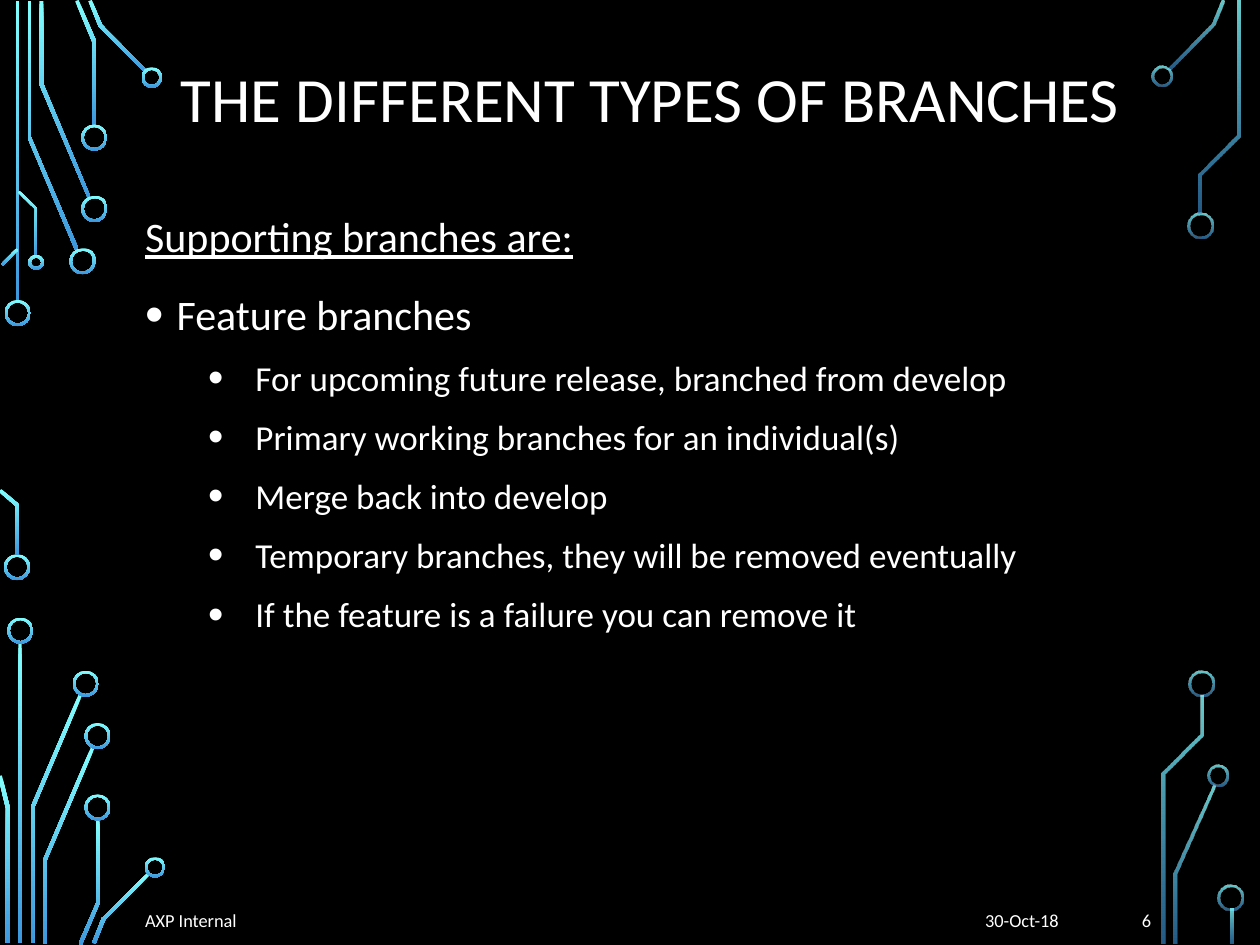
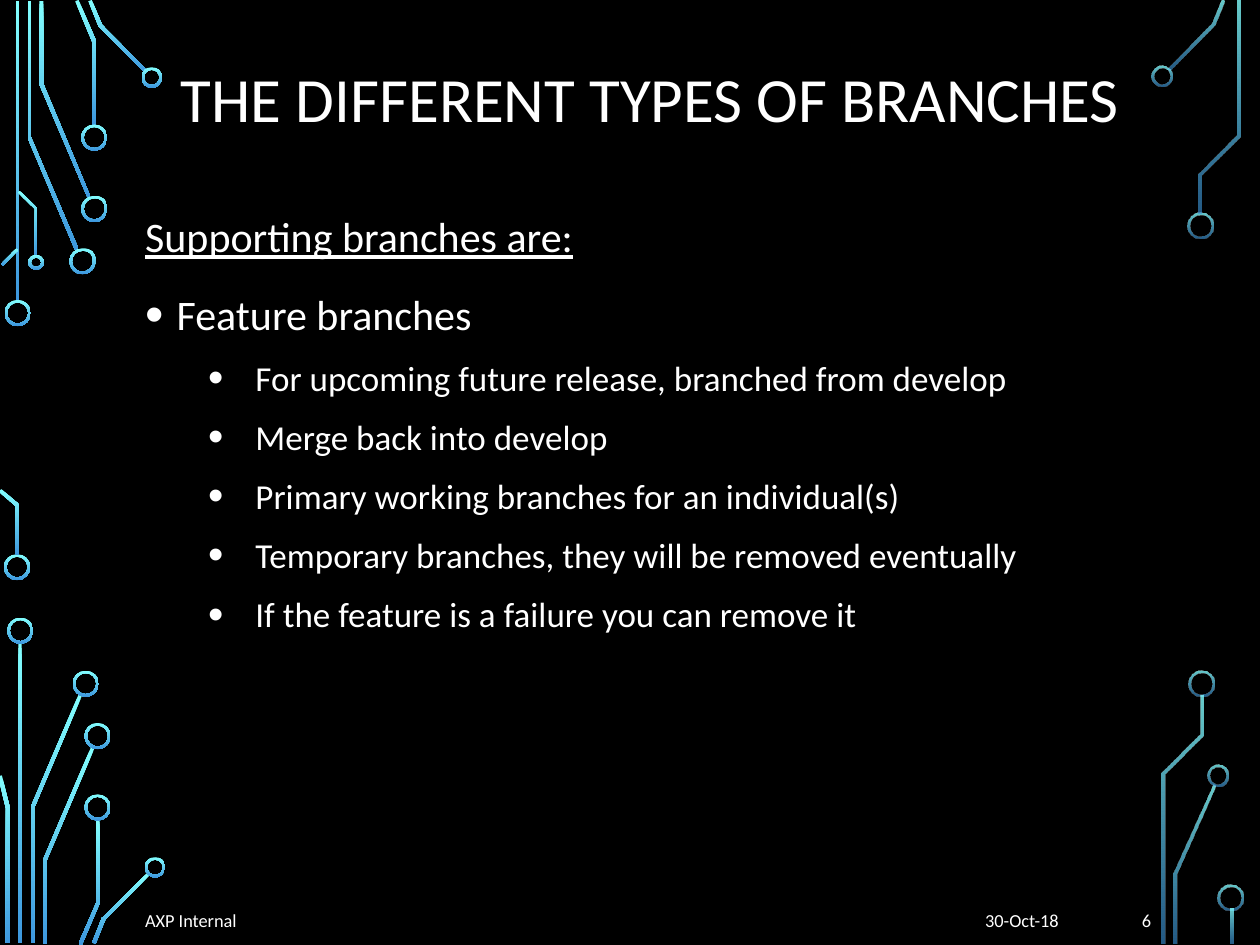
Before and after one commit to liyuan6006/GitStrategies, a slide deck: slide 6 of Branching.pptx. Drawn at 1260x945 pixels with LibreOffice and Linux fonts; fonts in the diff are those of the drawing; background and template pictures are left out. Boxes give left, top, right and bottom in pixels: in the first picture for what was removed or moved away, otherwise in the second. Text is boxed around its words. In the diff, an @@ line names an element or a change of style, - is before the commit and + after.

```diff
--- a/Branching.pptx
+++ b/Branching.pptx
@@ text at [255,425,608,456]: paragraph added @@
+  • Merge back into develop
@@ text at [255,484,608,515]: paragraph removed @@
-  • Merge back into develop
```
Also in this commit, not shown: 6 other slides changed.
